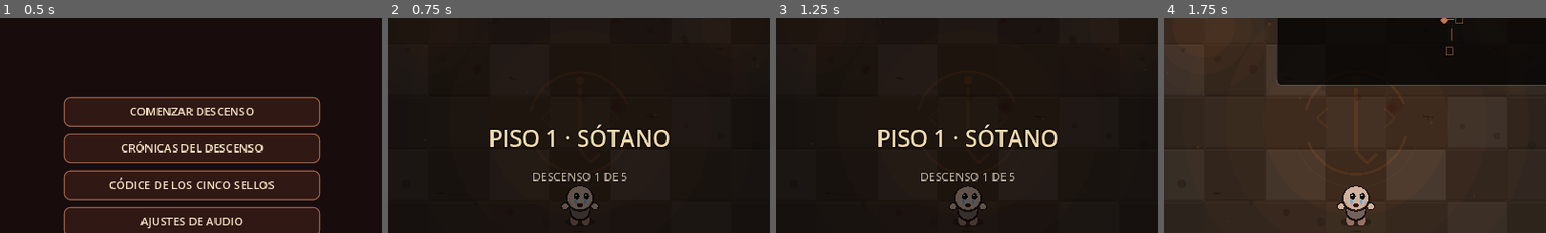
Above: before the commit, frames 1-4 (left to right).
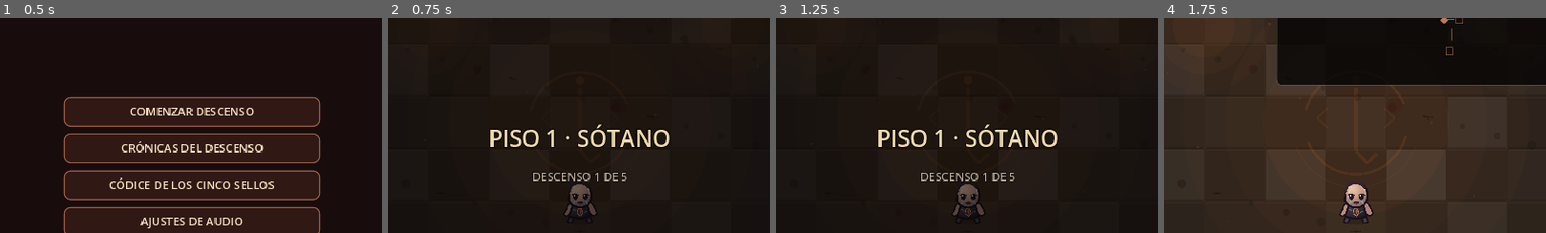
Above: after the commit, the same moments.

Repository: LoloscarPrr/Binding-of-Ismael
Game: Godot game, scene res://scenes/main.tscn
Two runs of this game, one before a commit and one after it. Both use one fixed random seed, a clock stepped at 60 frames per second and the inputs below.
Inputs (mouse positions are % of the whole screen's width and height, from its top left):
- Up to frame 1 (0.5 s): no input
- Up to frame 2 (0.75 s): click "COMENZAR DESCENSO" at 0.5 s
- Up to frame 3 (1.25 s): no input
- Up to frame 4 (1.75 s): click (72, 5) at 1.25 s
The pictures show only the part of the screen within x 25-75%, y 15-65%; the shares and areas given below are measured in that part.

Frame 1 is identical in both runs. In frame 2, 0.7% of the frame differs, in the area x 45-55%, y 77-97%; in frame 3, 0.7%; in frame 4, 1.1%, in the area x 45-56%, y 77-97%.

Commit message:
Fase 12.1: Ismael usa arte SVG de tres poses con recoil, sombra y VFX conservados

Diff:
--- a/scripts/player.gd
+++ b/scripts/player.gd
@@ -6,6 +6,7 @@
 
 const PlayerState = preload("res://src/domain/player/player_state.gd")
 const MotionTrail = preload("res://scripts/motion_trail.gd")
+const VisualSprites = preload("res://scripts/visual_sprite_atlas.gd")
 const BuildBalance = preload("res://src/domain/items/build_balance.gd")
 const BODY_RADIUS := 28.0
 
@@ -291,53 +292,11 @@
 	)
 	visual_offset += -_last_aim*(3.0*damage_strength)
 	draw_set_transform(visual_offset,lean+_last_aim.x*0.035*pose_strength,pose_scale)
-	var skin := Color(0.82,0.69,0.61)
-	var skin_shadow := Color(0.60,0.44,0.38)
-	var outline := Color(0.09,0.065,0.058)
-	var shirt := Color(0.46,0.38,0.35)
-	if _invulnerability>0.0 and int(_invulnerability*12.0)%2==0:
-		skin = Color(1.0,0.86,0.86)
-	# Piernas, brazos y torso responden a la zancada y al disparo.
-	var left_step := stride*5.5
-	var right_step := -stride*5.5
-	draw_ellipse(Vector2(0,25),Vector2(26,8),Color(0.02,0.018,0.016,0.33))
-	draw_line(Vector2(-8,7),Vector2(-9+left_step,21),outline,12.0)
-	draw_line(Vector2(8,7),Vector2(9+right_step,21),outline,12.0)
-	draw_ellipse(Vector2(-9+left_step,22),Vector2(7.0,9.2),skin_shadow)
-	draw_ellipse(Vector2(9+right_step,22),Vector2(7.0,9.2),skin_shadow)
-	draw_ellipse(Vector2(0,6),Vector2(18,18),outline)
-	draw_ellipse(Vector2(0,5),Vector2(15.5,15.5),shirt)
-	var left_hand := Vector2(-25.0-stride*2.2,-1.0+stride*7.0)
-	var right_hand := Vector2(25.0+stride*2.2,-1.0-stride*7.0)
-	if pose_strength > 0.0:
-		left_hand += _last_aim*pose_strength*7.0
-		right_hand += _last_aim*pose_strength*11.0
-	draw_line(Vector2(-15,-9),left_hand,outline,11.0)
-	draw_line(Vector2(15,-9),right_hand,outline,11.0)
-	draw_line(Vector2(-15,-9),left_hand,skin_shadow,7.0)
-	draw_line(Vector2(15,-9),right_hand,skin_shadow,7.0)
-	draw_circle(left_hand,6.8,outline)
-	draw_circle(right_hand,6.8,outline)
-	draw_circle(left_hand,5.1,skin)
-	draw_circle(right_hand,5.1,skin)
-	draw_ellipse(Vector2(0,-14),Vector2(24,22),outline)
-	draw_ellipse(Vector2(0,-15),Vector2(21,19.5),skin)
-	draw_arc(Vector2(0,-30),14.0,0.36,PI-0.36,18,Color(0.96,0.83,0.72,0.28),2.0)
-	draw_arc(Vector2(0,-13),18.0,0.18,PI-0.18,24,Color(0.47,0.32,0.29,0.22),3.0)
-	var look := _last_aim.limit_length(1.0)*2.8
-	var left_eye := Vector2(-8,-18)+look
-	var right_eye := Vector2(8,-18)+look
-	var blinking := sin(_anim_time*0.91)+sin(_anim_time*0.37+0.8)>1.965
-	var eye_height := 1.0 if blinking else 5.4
-	draw_ellipse(left_eye,Vector2(4.6,eye_height),Color(0.025,0.025,0.026))
-	draw_ellipse(right_eye,Vector2(4.6,eye_height),Color(0.025,0.025,0.026))
-	if not blinking:
-		draw_circle(left_eye+Vector2(-1.2,-1.8),1.5,Color(0.74,0.83,0.88))
-		draw_circle(right_eye+Vector2(-1.2,-1.8),1.5,Color(0.74,0.83,0.88))
-	draw_ellipse(Vector2(-8,-9)+look*0.25,Vector2(2.0,5.5),Color(0.34,0.65,0.84,0.68))
-	draw_ellipse(Vector2(8,-9)+look*0.25,Vector2(2.0,5.5),Color(0.34,0.65,0.84,0.68))
-	var mouth_size := Vector2(5.5,3.2+pose_strength*2.4)
-	draw_ellipse(Vector2(0,-3),mouth_size,Color(0.20,0.07,0.075))
+	# Arte original importado como textura, no formas provisionales.
+	# Las tres poses siguen la zancada y se transforman con el retroceso.
+	var art := VisualSprites.player_texture(moving_strength>0.20,_anim_time)
+	var tint := Color(1.0,0.88,0.87,0.95) if _invulnerability > 0.0 and int(_invulnerability*12.0)%2==0 else Color.WHITE
+	draw_texture_rect(art,VisualSprites.player_draw_rect(),false,tint)
 	draw_set_transform(Vector2.ZERO,0.0,Vector2.ONE)
 	if floor_shield_charges>0:
 		draw_arc(Vector2.ZERO,34.0,-PI*0.92,PI*0.92,34,Color(0.78,0.84,0.88,0.72),3.5)
